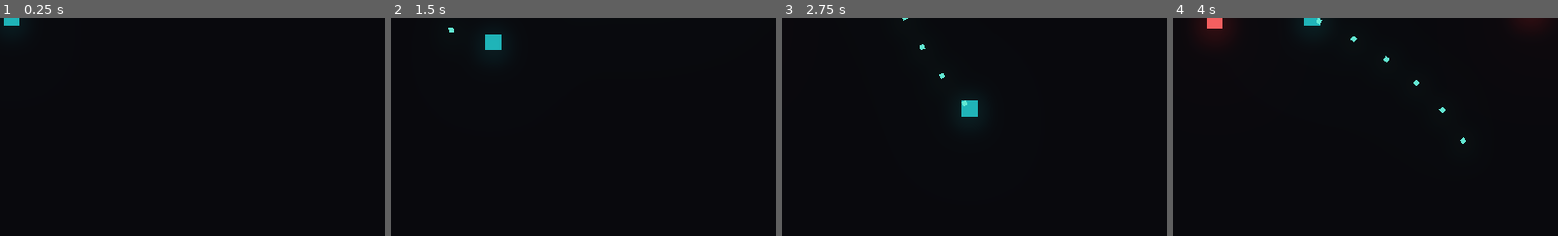
Above: before the commit, frames 1-4 (left to right).
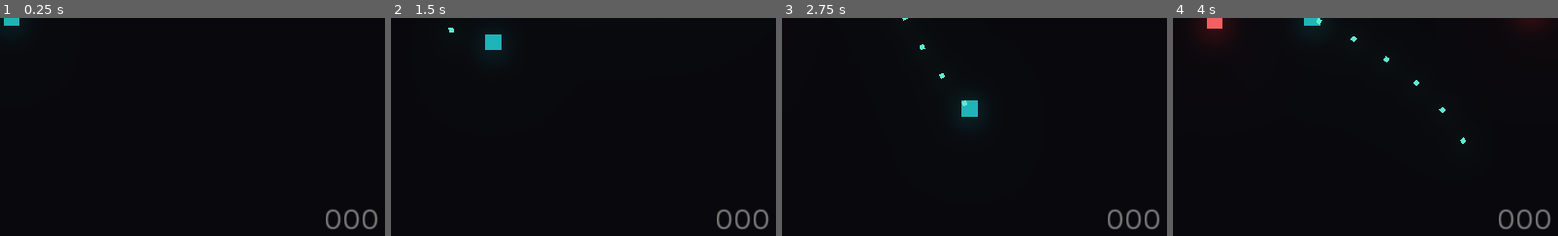
Above: after the commit, the same moments.

Repository: vecno-io/metafab-space-whales
Game: Godot game, scene res://MainScene.tscn
Two runs of this game, one before a commit and one after it. Both use one fixed random seed, a clock stepped at 60 frames per second and the inputs below.
Inputs (mouse positions are % of the whole screen's width and height, from its top left):
- Up to frame 1 (0.25 s): no input
- Up to frame 2 (1.5 s): tap Enter at 0.5 s; move the mouse to (72, 45) at 0.52 s; press the mouse at (72, 45) at 0.53 s; hold D (move_right) 0.53-1.28 s; move the mouse to (29, 55) at 1.27 s; release the mouse at (29, 55) at 1.28 s; hold S (move_down) from 1.28 s (still down); click (29, 55) at 1.35 s
- Up to frame 3 (2.75 s): move the mouse to (60, 28) at 2.02 s; release S (move_down) at 2.03 s; press the mouse at (60, 28) at 2.03 s; hold D (move_right) from 2.03 s (still down)
- Up to frame 4 (4 s): move the mouse to (45, 70) at 2.77 s; release D (move_right) at 2.78 s; release the mouse at (45, 70) at 2.78 s; hold W (move_up) 2.78-3.53 s; click (45, 70) at 2.85 s; move the mouse to (80, 65) at 3.52 s; press the mouse at (80, 65) at 3.53 s; hold A (move_left) from 3.53 s (still down)
The pictures show only the part of the screen within x 48-98%, y 50-100%; the shares and areas given below are measured in that part.

The runs differ from the first frame. In frame 1, 0.5% of the frame differs, in the area x 84-98%, y 87-97%; in frame 2, 0.5%; in frame 3, 0.5%; in frame 4, 0.5%.

Commit message:
init global high-score

Diff:
--- a/client/MainScene.tscn
+++ b/client/MainScene.tscn
@@ -66,5 +66,21 @@
 align = 1
 valign = 1
 
+[node name="LastHighsocre" type="Label" parent="Overlay/Control"]
+unique_name_in_owner = true
+modulate = Color( 0.501961, 0.501961, 0.501961, 1 )
+anchor_left = 1.0
+anchor_top = 1.0
+anchor_right = 1.0
+anchor_bottom = 1.0
+margin_left = -120.0
+margin_top = -41.0
+rect_min_size = Vector2( 120, 0 )
+size_flags_horizontal = 4
+custom_fonts/font = SubResource( 3 )
+text = "000"
+align = 1
+valign = 1
+
 [node name="WorldEnvironment" type="WorldEnvironment" parent="."]
 environment = SubResource( 1 )
--- a/client/Overlay.gd
+++ b/client/Overlay.gd
@@ -1,13 +1,19 @@
 extends Node
 
+var score = 0
+
+onready var highsocre = get_node("%LastHighsocre")
 
 onready var total_points = get_node("%TotalPoints")
 onready var sector_level = get_node("%SectorLevel")
 
 
 func _ready():
+	score = Global.highsocre
+	highsocre.text = "%03d" % score
 	#warning-ignore: return_value_discarded
 	Global.connect("updated_points", self, "_on_updated_points")
+	#warning-ignore: return_value_discarded
 	Global.connect("updated_difficulty", self, "_on_updated_difficulty")
 
 
@@ -18,6 +24,9 @@
 
 func _on_updated_points(value):
 	total_points.text = "%03d" % value
+	if value > score:
+		score = value
+		highsocre.text = total_points.text
 
 
 func _on_updated_difficulty(value):
--- a/client/autoload/Global.gd
+++ b/client/autoload/Global.gd
@@ -10,6 +10,7 @@
 
 var points = 0 setget _no_set
 var paused = true setget _no_set
+var highsocre = 0 setget _no_set
 
 var local_camera = null
 var local_player = null
@@ -61,6 +62,7 @@
 
 func add_points(value):
 	points += value
+	if points > highsocre: highsocre = points
 	emit_signal("updated_points", points)
 
 
